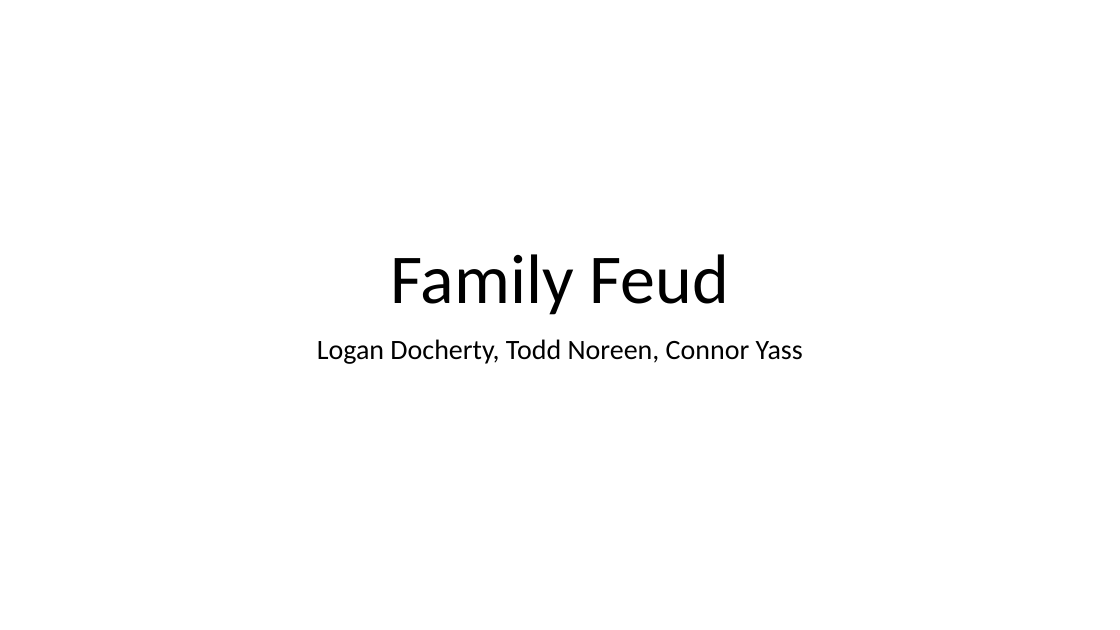
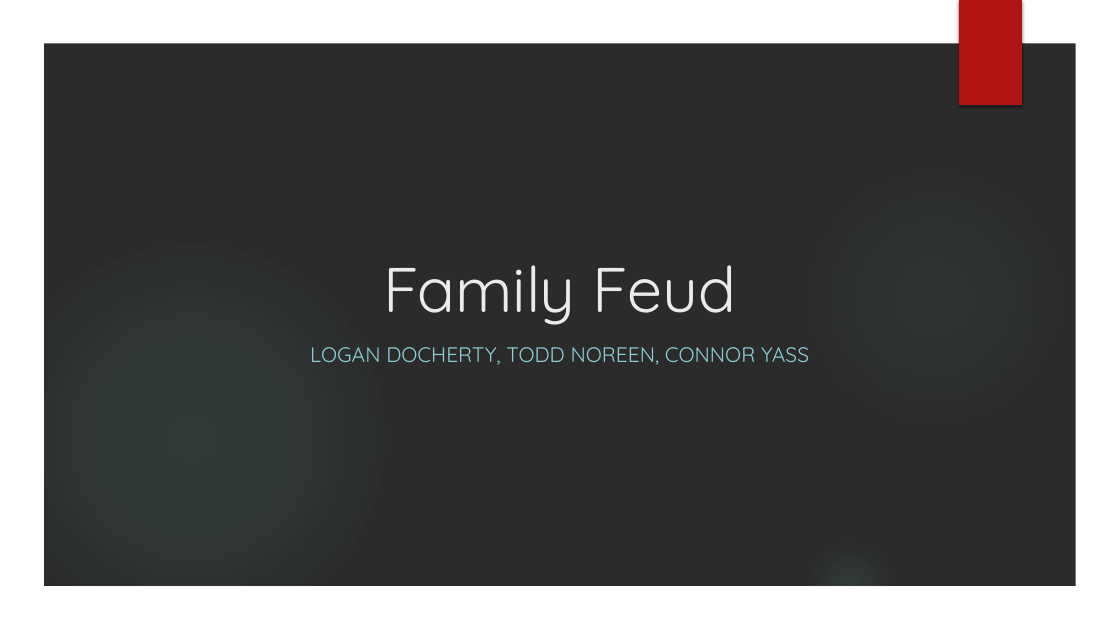
Before and after one commit to yassck02/FamilyFeud, a slide deck: slide 1 of docs/final_presentation.pptx. Drawn at 1120x630 pixels with LibreOffice and Linux fonts; fonts in the diff are those of the drawing; background and template pictures are left out; a plain dark background stands for a picture behind light text. Boxes give left, top, right and bottom in pixels: in the first picture for what was removed or moved away, otherwise in the second. Text is boxed around its words. In the diff, an @@ line names an element or a change of style, - is before the commit and + after.

```diff
--- a/docs/final_presentation.pptx
+++ b/docs/final_presentation.pptx
@@ background #FFFFFF to picture (left out) @@
@@ group added at [0,0,1120,630]: 3 ellipses, 1 freeform shape @@
@@ rectangle added at [959,0,1022,105], fill #B01513 @@
@@ title "Family Feud": place and size @@
-title "Family Feud" at [391,254,729,315]
+title "Family Feud" at [383,265,737,325]
@@ title "Family Feud" at [383,265,737,325]: size 60 to 54 pt, font Calibri to Quicksand, text colour #000000 to #EBEBEB; line spacing 0.9 to 1 @@
@@ subtitle at [310,347,809,365]: text changed; size 24 to 18 pt; font Calibri to Quicksand; text colour #000000 to #8AD0D6 @@
-Logan Docherty, Todd Noreen, Connor Yass
+LOGAN DOCHERTY, TODD NOREEN, CONNOR YASS
```
Also in this commit, not shown: 4 slides added, 2 slides removed.
